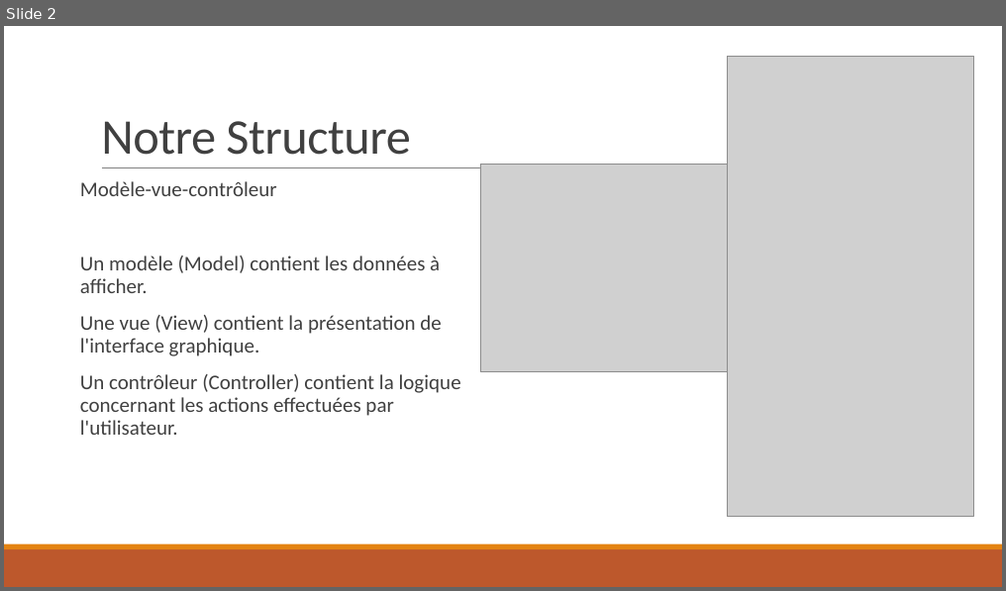
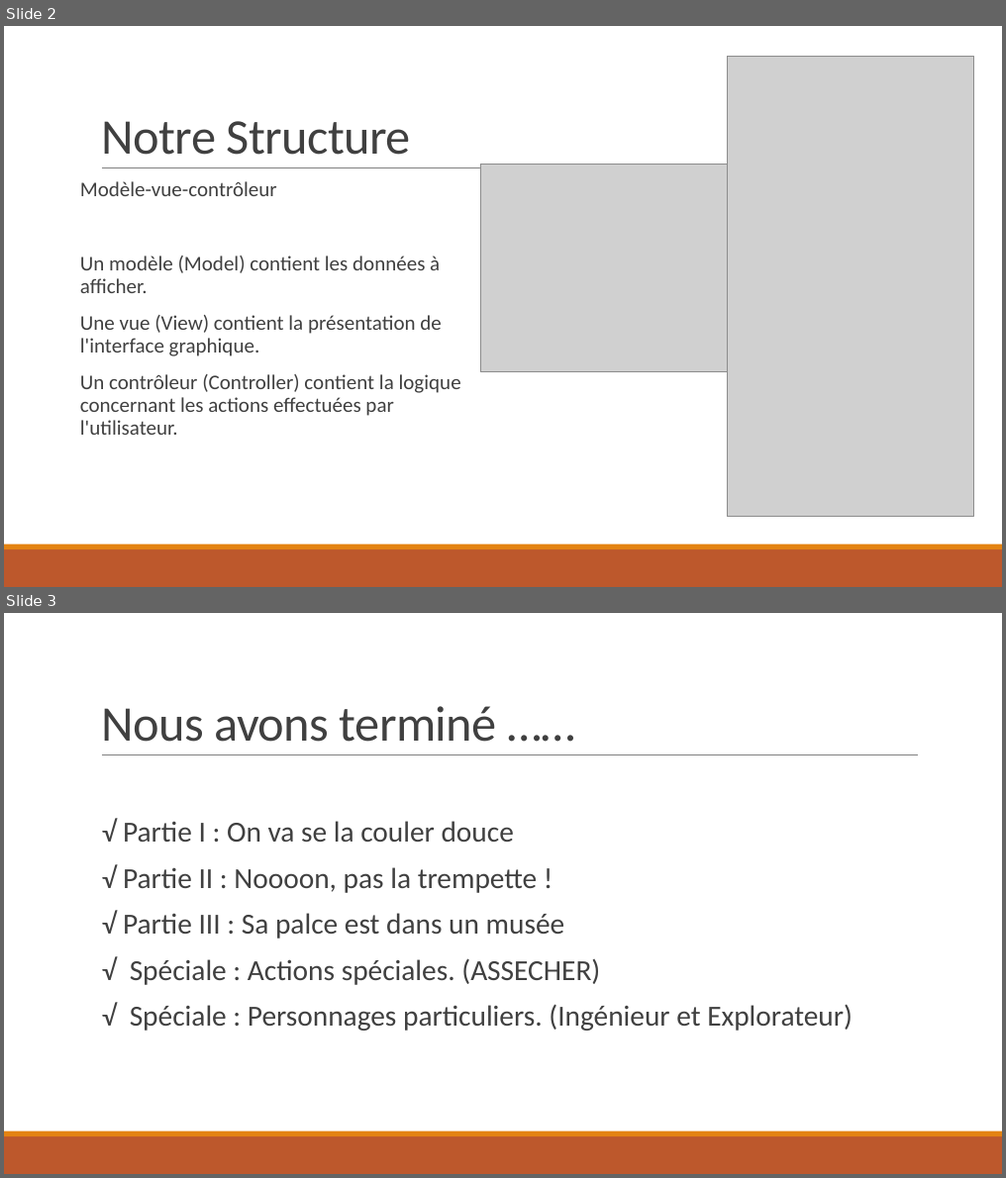
Before and after one commit to nailqm/ProjetJavaL2, a slide deck: Soutenance.pptx. Shown one above the other, each under a label of ours: slide 2 before the commit, slides 2 and 3 after it. The pictures are 1006x591 and 1006x1178 pixels, drawn with LibreOffice and Linux fonts; fonts in the diff are those of the drawing; grey boxes stand for pictures. Boxes give left, top, right and bottom in pixels: in the first picture for what was removed or moved away, otherwise in the second. Text is boxed around its words. In the diff, an @@ line names an element or a change of style, - is before the commit and + after.

Commit message:
update presentation

```diff
--- a/Soutenance.pptx
+++ b/Soutenance.pptx
@@ slide 3 added at bbox=[4, 613, 1002, 1174], background #FFFFFF; not listed: 3 template elements that a slide beside it also shows @@
@@ title added at bbox=[101, 706, 497, 742], 48 pt, text #404040 @@
+Nous avons terminé ……
@@ text added at bbox=[123, 821, 852, 1031], 28 pt, text #404040 @@
+  √ Partie I : On va se la couler douce
+  √ Partie II : Noooon, pas la trempette !
+  √ Partie III : Sa palce est dans un musée
+  √ Spéciale : Actions spéciales. (ASSECHER)
+  √ Spéciale : Personnages particuliers. (Ingénieur et Explorateur)
```
